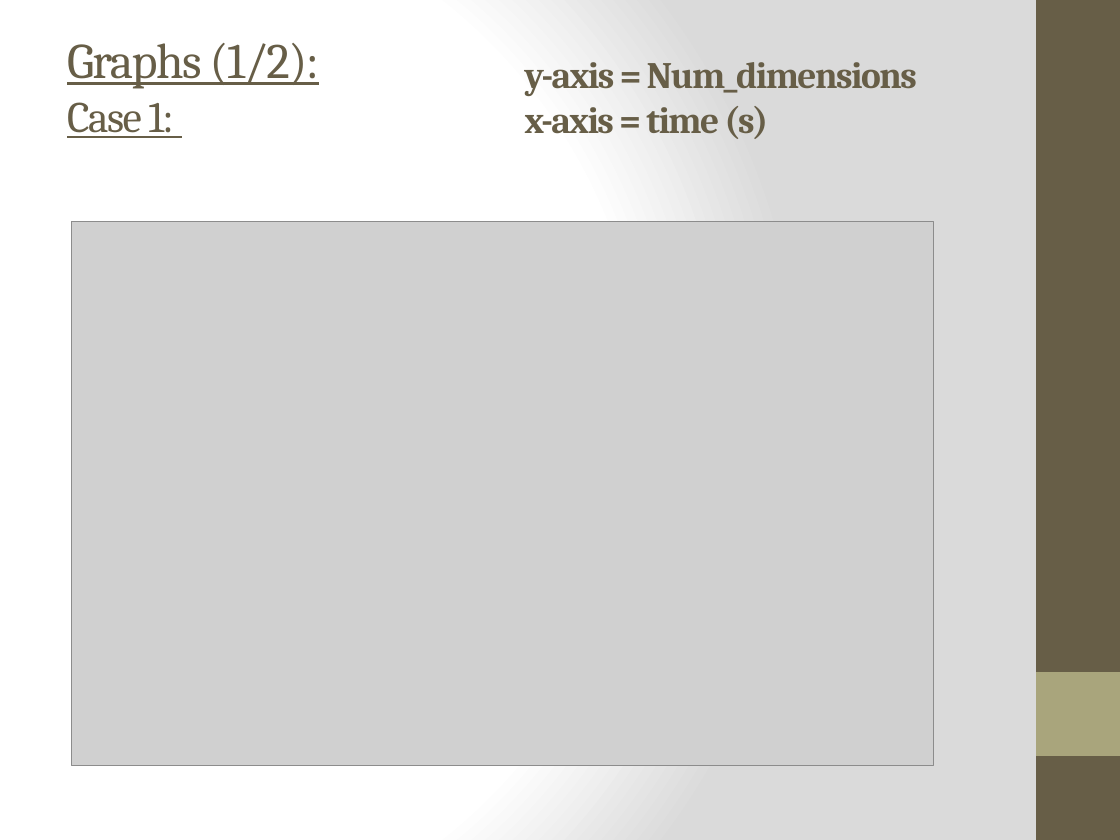
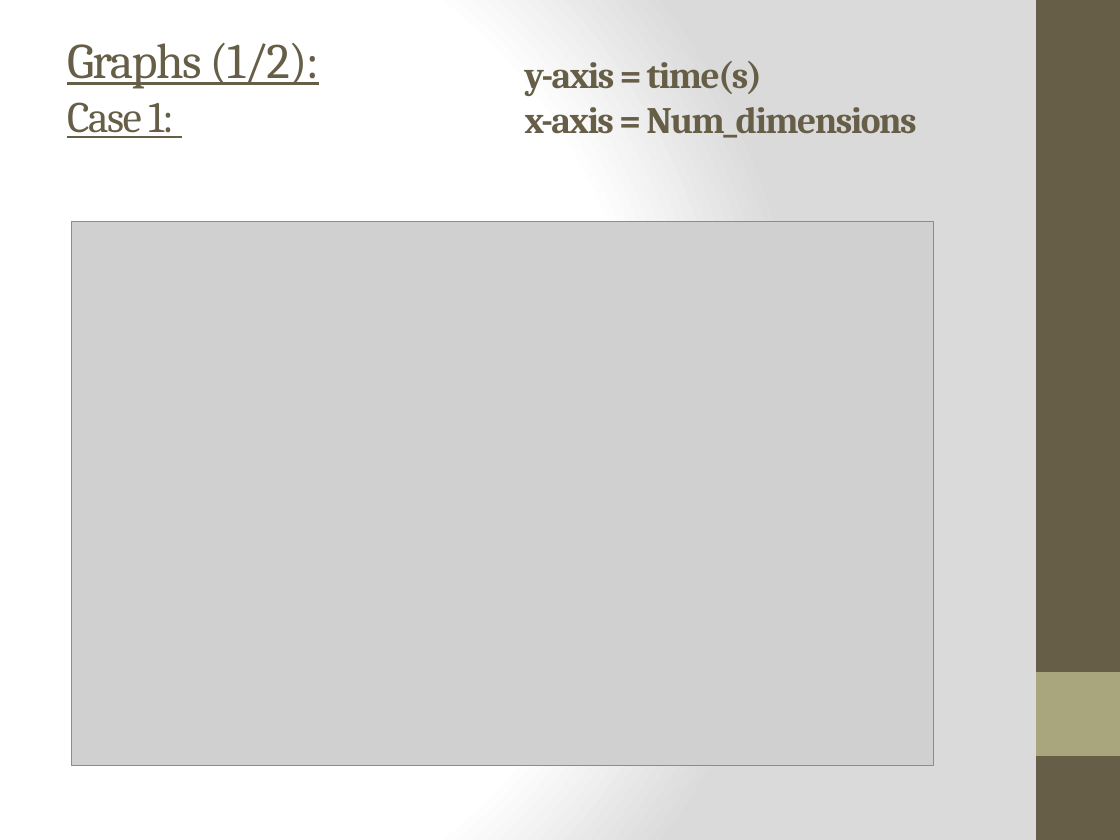
Before and after one commit to ayazhassan-courses/project-pyteam, a slide deck: slide 15 of Documentation/Presentation_final_PSO_Pyteam.pptx. Drawn at 1120x840 pixels with LibreOffice and Linux fonts; fonts in the diff are those of the drawing; grey boxes stand for pictures. Boxes give left, top, right and bottom in pixels: in the first picture for what was removed or moved away, otherwise in the second. Text is boxed around its words. In the diff, an @@ line names an element or a change of style, - is before the commit and + after.

Commit message:
Axis correction

```diff
--- a/Documentation/Presentation_final_PSO_Pyteam.pptx
+++ b/Documentation/Presentation_final_PSO_Pyteam.pptx
@@ text at (525, 61, 916, 138): text changed @@
-y-axis = Num_dimensions
-x-axis = time (s)
+y-axis = time(s)
+x-axis = Num_dimensions
```
Also in this commit, not shown: 2 other slides changed.
